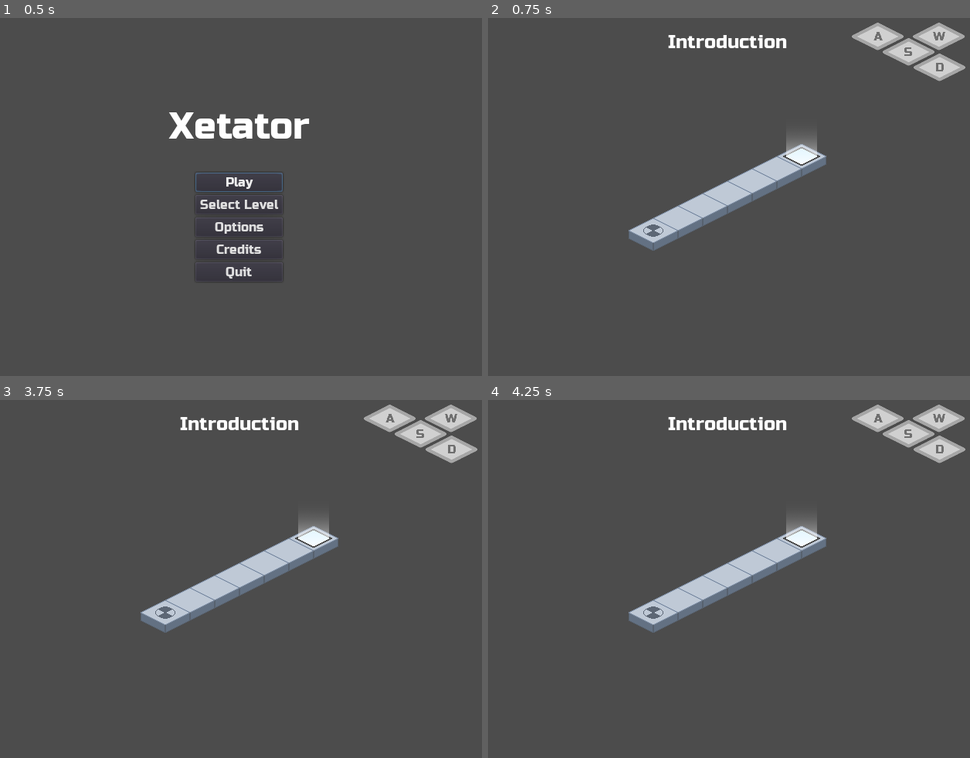
Above: before the commit, frames 1-4 (two rows, left to right).
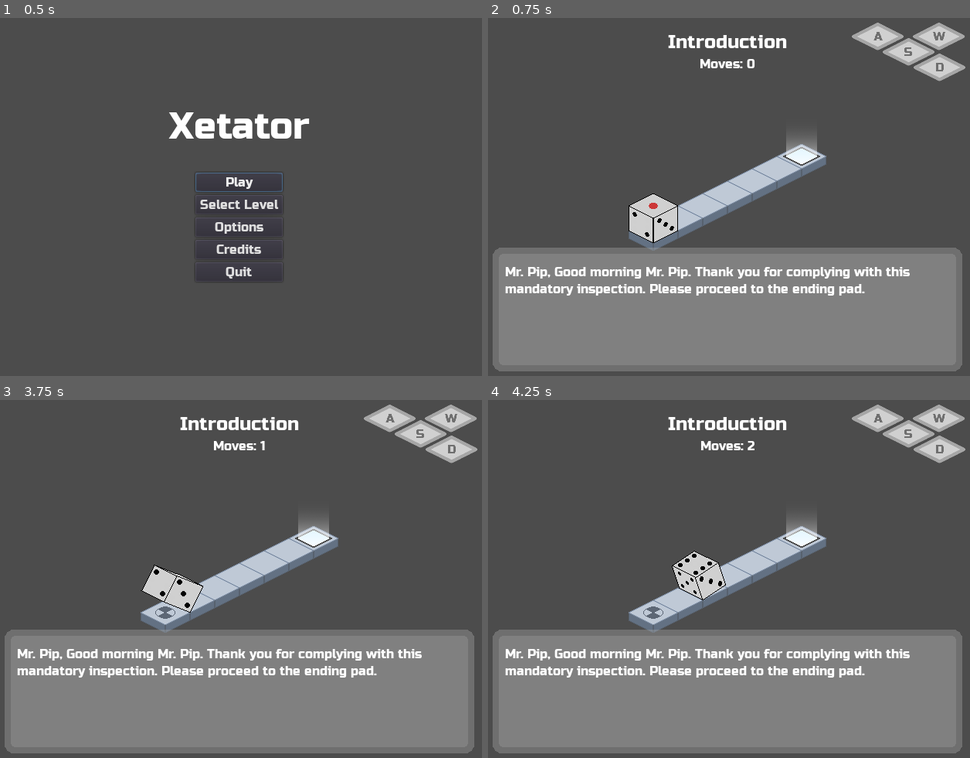
Above: after the commit, the same moments.

Repository: kdreese/gmtk-2022
Game: Godot game, scene res://src/states/Menu.tscn
The game is run twice, just before and just after one commit, with the same random seed, the same clock (stepped at 60 frames per second) and the same inputs.
Inputs:
- Up to frame 1 (0.5 s): no input
- Up to frame 2 (0.75 s): click "Play" at 0.5 s
- Up to frame 3 (3.75 s): tap Enter at 1.25 s; hold D (move_right) 1.28-2.03 s; tap R (restart) at 2, 2.75, 3.5 s; hold S (move_back) 2.03-2.78 s; hold D (move_right) 2.78-3.53 s; hold W (move_forward) from 3.53 s (still down)
- Up to frame 4 (4.25 s): keep holding W (move_forward)

Frame 1 is identical in both runs. In frame 2, 35% of the frame differs, in the area x 0-99%, y 11-99%; in frame 3, 35%; in frame 4, 34%.
Error before the commit: Invalid get index 'level_text' (on base: 'Node2D (Level.gd)'). (res://src/states/Game.gd:18)

Commit message:
Added text fixes

Diff:
--- a/src/states/Game.gd
+++ b/src/states/Game.gd
@@ -15,7 +15,11 @@
 	assert(not error)
 
 	$UI/V/LevelName.text = level.get_node("LevelEnd").level_name
-	$UI/Textbox/MessageText.text = level.level_text
+	var level_text = level.get_node("LevelEnd").level_text
+	print(level_text)
+	$UI/Textbox/MessageText.text = level_text
+	if level_text != "":
+		$UI/Textbox.show()
 
 	for coords in tile_map.get_used_cells():
 		var tile := tile_map.get_cell(coords.x, coords.y)
